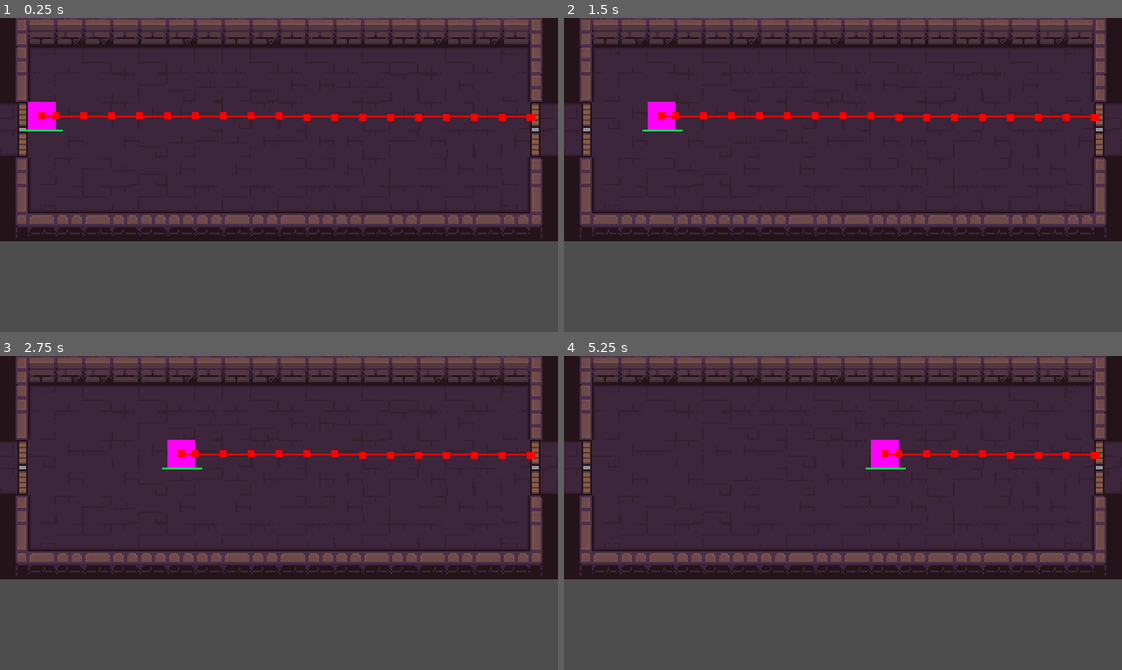
Above: before the commit, frames 1-4 (two rows, left to right).
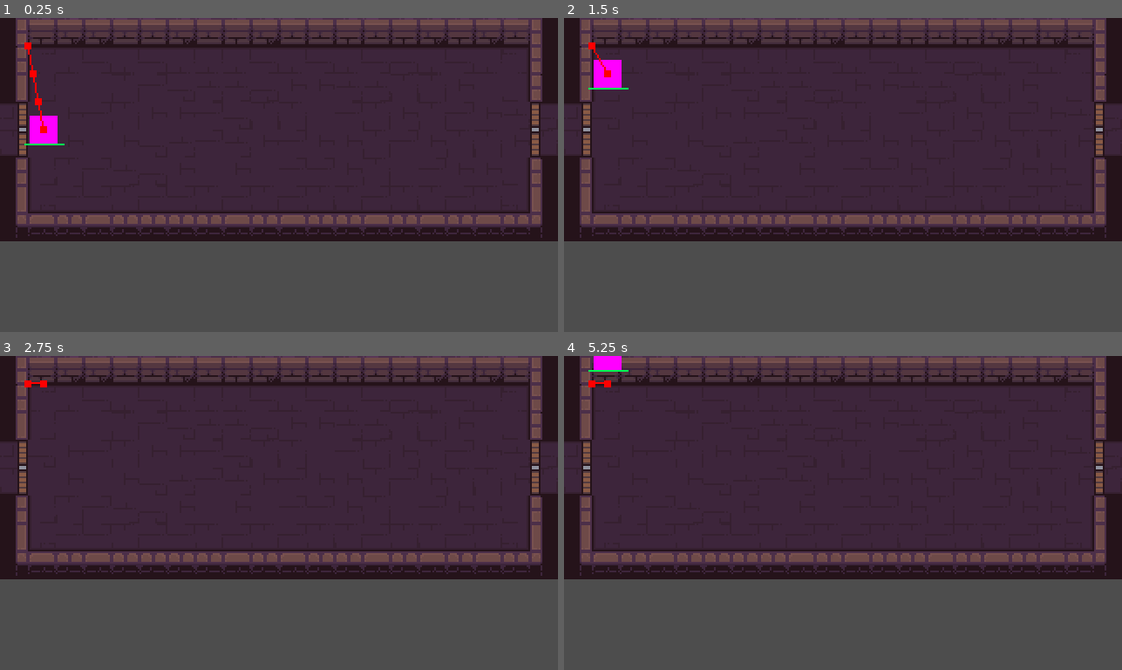
Above: after the commit, the same moments.

Repository: ThermobladeStudios/GMTK-Game-Jam-2023
Game: Godot game, scene res://main.tscn
The game is run twice, just before and just after one commit, with the same random seed, the same clock (stepped at 60 frames per second) and the same inputs. Before the commit the project starts from res://Levels/Level.tscn.
Inputs (mouse positions are in pixels of both pictures, inside the frame that each line leads up to):
- Up to frame 1 (0.25 s): no input
- Up to frame 2 (1.5 s): tap Enter at 0.5 s; move the mouse to (965, 159) at 0.52 s; click (965, 159) at 0.67 s; move the mouse to (731, 190) at 1.27 s; click (731, 190) at 1.42 s
- Up to frame 3 (2.75 s): tap Space at 2 s; move the mouse to (334, 443) at 2.02 s; click (334, 443) at 2.17 s
- Up to frame 4 (5.25 s): move the mouse to (815, 575) at 2.77 s; click (815, 575) at 2.92 s; tap Enter at 3.5 s; move the mouse to (1010, 560) at 3.52 s; click (1010, 560) at 3.67 s; move the mouse to (675, 465) at 4.27 s; click (675, 465) at 4.42 s; tap Space at 5 s; move the mouse to (870, 513) at 5.02 s; click (870, 513) at 5.17 s

The runs differ from the first frame. In frame 1, 1.5% of the frame differs, in the area x 4-96%, y 7-41%; in frame 2, 1.8%, in the area x 4-96%, y 7-37%; in frame 3, 1.2%; in frame 4, 1.2%.
Error before the commit: Invalid access to property or key 'position' on a base object of type 'Nil'. (res://Hero/Bot_Hero.gd:61)

Commit message:
Main

Diff:
--- a/Hero/Bot_Hero.tscn
+++ b/Hero/Bot_Hero.tscn
@@ -15,7 +15,7 @@
 [sub_resource type="StyleBoxFlat" id="StyleBoxFlat_7rwnq"]
 bg_color = Color(0, 1, 0.32549, 1)
 
-[node name="Area2D" type="Area2D" node_paths=PackedStringArray("navigation_agent")]
+[node name="Hero" type="Area2D" node_paths=PackedStringArray("navigation_agent")]
 script = ExtResource("1_oc3kn")
 navigation_agent = NodePath("NavigationAgent2D")
 
--- a/Levels/Level.tscn
+++ b/Levels/Level.tscn
@@ -1,7 +1,6 @@
-[gd_scene load_steps=37 format=3 uid="uid://0hwjm7ci2mai"]
+[gd_scene load_steps=36 format=3 uid="uid://0hwjm7ci2mai"]
 
 [ext_resource type="Texture2D" uid="uid://bephp22ves3qu" path="res://Levels/Dungeon_Tileset.png" id="1_tcis5"]
-[ext_resource type="PackedScene" uid="uid://dw37rc236xqwp" path="res://Hero/Bot_Hero.tscn" id="2_fr88q"]
 
 [sub_resource type="NavigationPolygon" id="NavigationPolygon_anh2j"]
 vertices = PackedVector2Array(-8, -8, 8, -8, 8, 8, -8, 8)
@@ -314,10 +313,3 @@
 layer_1/y_sort_origin = 0
 layer_1/z_index = 0
 layer_1/tile_data = PackedInt32Array(262144, 524290, 5, 196627, 458754, 4, 262163, 458754, 5, 196608, 524290, 4)
-
-[node name="Area2D" parent="." node_paths=PackedStringArray("movement_target") instance=ExtResource("2_fr88q")]
-position = Vector2(24, 56)
-movement_target = NodePath("../Marker2D")
-
-[node name="Marker2D" type="Marker2D" parent="."]
-position = Vector2(305, 57)
--- /dev/null
+++ b/main.tscn
@@ -0,0 +1,14 @@
+[gd_scene load_steps=3 format=3 uid="uid://c5haabfngo5dv"]
+
+[ext_resource type="PackedScene" uid="uid://0hwjm7ci2mai" path="res://Levels/Level.tscn" id="1_q8c1u"]
+[ext_resource type="PackedScene" uid="uid://dw37rc236xqwp" path="res://Hero/Bot_Hero.tscn" id="2_y1r2f"]
+
+[node name="Node2D" type="Node2D"]
+
+[node name="Tilemap" parent="." instance=ExtResource("1_q8c1u")]
+
+[node name="Hero" parent="." node_paths=PackedStringArray("movement_target") instance=ExtResource("2_y1r2f")]
+position = Vector2(25, 64)
+movement_target = NodePath("../Marker2D")
+
+[node name="Marker2D" type="Marker2D" parent="."]
--- a/project.godot
+++ b/project.godot
@@ -11,13 +11,9 @@
 [application]
 
 config/name="Gtmk Game Jam 2023"
-run/main_scene="res://Levels/Level.tscn"
+run/main_scene="res://main.tscn"
 config/features=PackedStringArray("4.1", "GL Compatibility")
 config/icon="res://icon.svg"
-
-[autoload]
-
-Hero="*res://Hero/Bot_Hero.tscn"
 
 [display]
 
